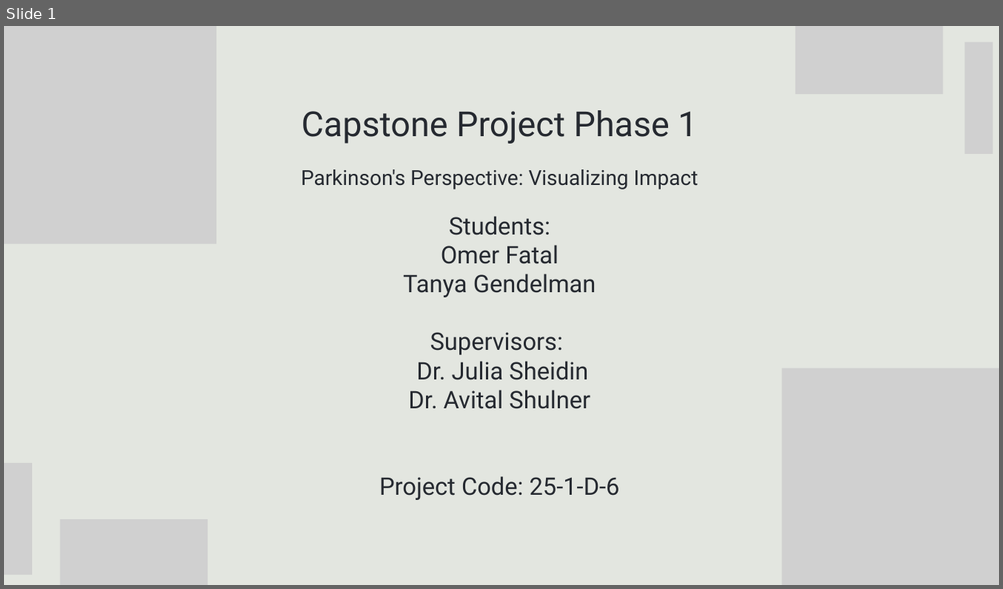
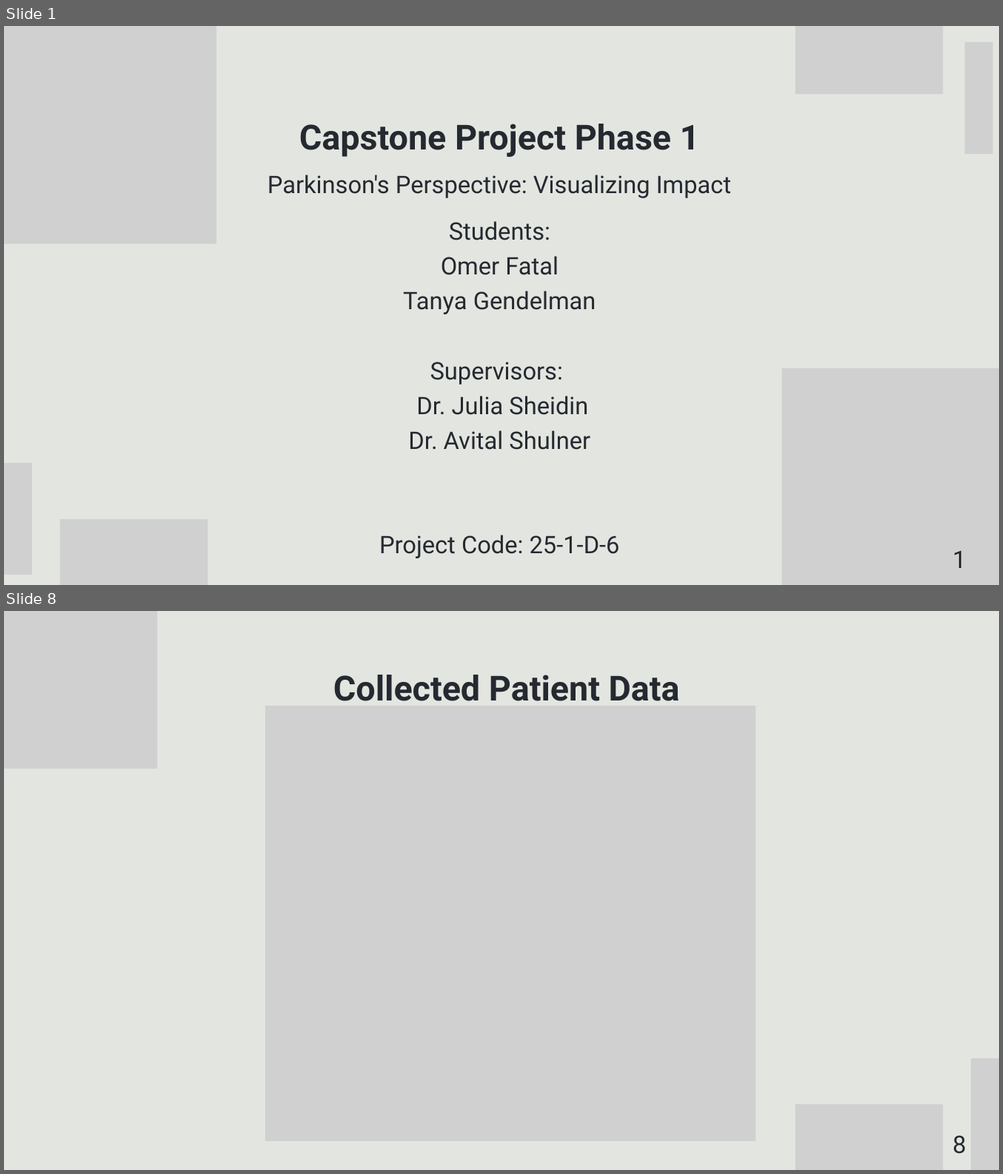
Before and after one commit to OmerFatal/FinalProject_Parkinson-s_Visualization, a slide deck: Capstone Project Phase 1 -Presentation.pptx. Shown one above the other, each under a label of ours: slide 1 before the commit, slides 1 and 8 after it; the slides between them are not shown. The pictures are 1003x589 and 1003x1174 pixels, drawn with LibreOffice and Linux fonts; fonts in the diff are those of the drawing; grey boxes stand for pictures. Boxes give left, top, right and bottom in pixels: in the first picture for what was removed or moved away, otherwise in the second. Text is boxed around its words. In the diff, an @@ line names an element or a change of style, - is before the commit and + after.

Commit message:
Updated Final Project Parkinson Omer Tanya

```diff
--- a/Capstone Project Phase 1 -Presentation.pptx
+++ b/Capstone Project Phase 1 -Presentation.pptx
@@ slide 8 added at (4, 611, 999, 1170), background #E3E6E0 @@
@@ picture added at (4, 611, 157, 769) @@
@@ text added at (333, 675, 680, 701), 50 pt, text #252930, bold @@
+Collected Patient Data
@@ picture added at (265, 706, 755, 1142) @@
@@ picture added at (970, 1059, 999, 1170) @@
@@ picture added at (794, 1105, 942, 1170) @@
@@ text added at (952, 1136, 965, 1154), 35 pt, text #252930 @@
+8
@@ slide 1 changed as well @@
@@ text "Capstone Project Phase 1" at (299, 124, 700, 157): bold on; line spacing 100pt to 2 @@
@@ text "Parkinson's Perspective: Visualizing Impact" at (267, 175, 731, 198): size 30 to 35 pt; line spacing 30pt to 1 @@
@@ text "Students:" at (379, 221, 620, 559): line spacing 42pt to 1.2 @@
@@ picture at (782, 369, 999, 585): rotation 0 to 180 degrees @@
@@ text added at (952, 551, 965, 568), 35 pt, text #252930 @@
+1
```
Also in this commit, not shown: 15 other slides changed, 3 other slides added, 1 slide removed.
